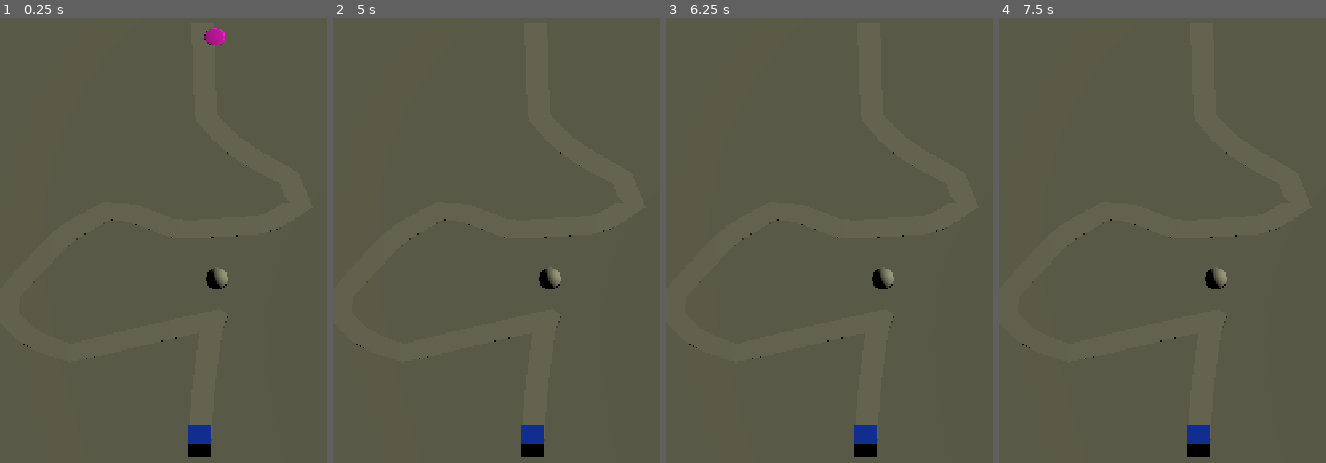
Above: before the commit, frames 1-4 (left to right).
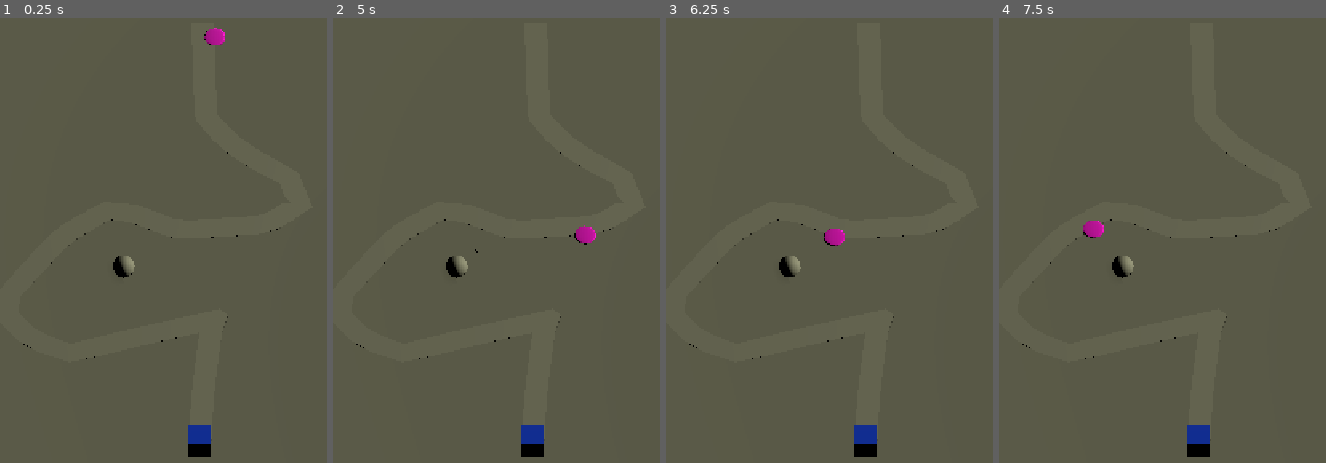
Above: after the commit, the same moments.

Repository: FrancoJVenezia/TD
Game: Godot game, scene res://scenes/levels/level_01.tscn
The game is run twice, just before and just after one commit, with the same random seed, the same clock (stepped at 60 frames per second) and the same inputs. The engine's default icon, where the game draws it, is replaced by a stand-in: a white triangle on a blue panel in a dark square.
Inputs (mouse positions are in pixels of both pictures, inside the frame that each line leads up to):
- Up to frame 1 (0.25 s): no input
- Up to frame 2 (5 s): tap Enter (ui_accept) at 0.5, 0.77, 1.07, 2, 3.77, 4.07 s; move the mouse to (outside the picture) at 0.52 s; hold Right (ui_right) 0.53-1.25 s; click (outside the picture) at 0.67 s; drag from (388, 267) to (509, 333) at 1.27 s; move the mouse to (630, 142) at 2.02 s; hold Right (ui_right) 2.03-2.75 s; drag from (509, 333) to (outside the picture) at 2.77 s; move the mouse to (outside the picture) at 3.52 s; hold Left (ui_left) 3.53-4.25 s; drag from (outside the picture) to (431, 129) at 4.27 s
- Up to frame 3 (6.25 s): move the mouse to (924, 244) at 5.02 s; hold Down (ui_down) 5.03-5.75 s; click (924, 244) at 5.17 s; drag from (764, 129) to (721, 267) at 5.77 s
- Up to frame 4 (7.5 s): move the mouse to (outside the picture) at 6.52 s; hold Up (ui_up) 6.53-7.25 s; tap Enter (ui_accept) at 6.77, 7.07 s; drag from (1054, 267) to (1175, 333) at 7.27 s

The runs differ from the first frame. In frame 1, 0.4% of the frame differs, in the area x 15-70%, y 53-61%; in frame 2, 0.6%, in the area x 15-81%, y 46-61%; in frame 3, 0.6%; in frame 4, 0.6%.

Commit message:
[F1.6] Torre dispara con cadencia y apunta al objetivo

Diff:
--- a/data/towers/arrow_tower.tres
+++ b/data/towers/arrow_tower.tres
@@ -17,7 +17,6 @@
 
 [resource]
 script = ExtResource("1_txfb2")
-damage = 60.0
 upgrade_levels = Array[ExtResource("2_4nijk")]([SubResource("Resource_k4h11"), SubResource("Resource_x7re5")])
 model_scene = ExtResource("2_oitiq")
 projectile_scene = ExtResource("3_c4pgp")
--- a/scenes/levels/level_01.tscn
+++ b/scenes/levels/level_01.tscn
@@ -74,4 +74,4 @@
 [node name="Projectiles Root" type="Node3D" parent="." unique_id=2095388487]
 
 [node name="Tower" parent="." unique_id=1079095775 instance=ExtResource("3_2djvx")]
-transform = Transform3D(1, 0, 0, 0, 1, 0, 0, 0, 1, 0, 0.65396595, 2.3932714)
+transform = Transform3D(1, 0, 0, 0, 1, 0, 0, 0, 1, -4.136179, 0.65396595, 1.7186608)
--- a/scenes/projectiles/projectile.gd
+++ b/scenes/projectiles/projectile.gd
@@ -1,4 +1,4 @@
-extends Node3D
+class_name Projectile extends Node3D
 
 const HIT_DISTANCE := 0.4
 
--- a/scripts/core/stat_block.gd
+++ b/scripts/core/stat_block.gd
@@ -50,6 +50,9 @@
 	return false
 
 func tick(delta: float) -> void:
+	if _mods.is_empty():
+		return
+
 	var expired: Array[int] = []
 	for i in range(_mods.size() - 1, -1, -1):
 		if _mods[i].advance(delta):
--- a/scripts/tower.gd
+++ b/scripts/tower.gd
@@ -1,13 +1,18 @@
 class_name Tower extends Node3D
+
+const MODIFIER_TICK_INTERVAL: float = 0.1
 
 var data: TowerData
 var stats := StatBlock.new()
 var _in_range: Array[Enemy] = []
 var _current_target: Enemy
+var _cooldown: float = 0.0
+var _modifier_tick_elapsed: float = 0.0
 
+@onready var _model: Node3D = $Model
 @onready var _range_area: Area3D = $RangeArea
 @onready var _range_shape: CollisionShape3D = $RangeArea/CollisionShape3D
-@onready var projectiles_root: Node3D = $"../Projectiles Root"
+@onready var _projectiles_root: Node3D = $"../Projectiles Root"
 
 
 func _ready() -> void:
@@ -20,6 +25,27 @@
 		_refresh_range()
 
 
+func _physics_process(delta: float) -> void:
+	_modifier_tick_elapsed += delta
+	while _modifier_tick_elapsed >= MODIFIER_TICK_INTERVAL:
+		stats.tick(MODIFIER_TICK_INTERVAL)
+		_modifier_tick_elapsed -= MODIFIER_TICK_INTERVAL
+	_cooldown -= delta
+	_validate_target()
+
+	if _current_target == null:
+		if data == null:
+			return
+		_current_target = Targeting.pick(_in_range, data.target_mode, global_position)
+	if _current_target == null:
+		return
+
+	_aim_at(_current_target)
+	if _cooldown <= 0.0:
+		_fire()
+		_cooldown = 1.0 / maxf(0.05, stats.get_stat(StatId.FIRE_RATE))
+
+
 func setup(tower_data: TowerData) -> void:
 	data = tower_data
 	stats.set_base(StatId.DAMAGE, data.damage)
@@ -28,36 +54,60 @@
 	stats.set_base(StatId.PROJECTILE_SPEED, data.projectile_speed)
 
 	if data.model_scene != null:
-		$Model.add_child(data.model_scene.instantiate())
+		_model.add_child(data.model_scene.instantiate())
 	if is_node_ready():
 		_refresh_range()
 
 
-func get_enemies_in_range() -> Array[Enemy]:
-	_prune_invalid_enemies()
-	return _in_range.duplicate()
-
-
-## Se elige al pedir un disparo, no cada frame. La caché evita repetir una
-## búsqueda si el sistema de ataque consulta más de una vez durante el mismo disparo.
-func get_target_for_shot() -> Enemy:
-	_prune_invalid_enemies()
-	if _is_target_valid(_current_target):
-		return _current_target
-	if data == null:
+func _validate_target() -> void:
+	if _current_target != null and not _is_target_valid(_current_target):
 		_current_target = null
-		return null
-	_current_target = Targeting.pick(_in_range, data.target_mode, global_position)
-	return _current_target
-
-
-func notify_shot_fired() -> void:
-	_current_target = null
 
 
 func _is_target_valid(enemy: Enemy) -> bool:
-	return is_instance_valid(enemy) and enemy.is_inside_tree() and _in_range.has(enemy) \
-		and is_instance_valid(enemy.health) and enemy.health.is_alive()
+	return is_instance_valid(enemy) and enemy.is_inside_tree() \
+		and _in_range.has(enemy) and is_instance_valid(enemy.health) \
+		and enemy.health.is_alive()
+
+
+func _aim_at(enemy: Enemy) -> void:
+	var flat_target := Vector3(
+		enemy.global_position.x,
+		_model.global_position.y,
+		enemy.global_position.z
+	)
+	if not _model.global_position.is_equal_approx(flat_target):
+		_model.look_at(flat_target, Vector3.UP)
+
+
+func _fire() -> void:
+	if data == null:
+		return
+	var info := _build_damage()
+	match data.delivery:
+		TowerData.Delivery.PROJECTILE:
+			if data.projectile_scene == null:
+				push_error("TowerData no tiene una escena de proyectil asignada.")
+				return
+			var projectile := data.projectile_scene.instantiate() as Projectile
+			if projectile == null:
+				push_error("La escena de proyectil no tiene un nodo raíz Projectile.")
+				return
+			_projectiles_root.add_child(projectile)
+			projectile.global_position = $Muzzle.global_position
+			projectile.setup(_current_target, stats.get_stat(StatId.PROJECTILE_SPEED), info)
+		TowerData.Delivery.INSTANT:
+			pass # F4
+		TowerData.Delivery.AREA_PULSE:
+			pass # F4
+
+
+func _build_damage() -> DamageInfo:
+	var info := DamageInfo.new()
+	info.amount = stats.get_stat(StatId.DAMAGE)
+	info.source_tags = data.tags
+	info.splash_radius = data.splash_radius
+	return info
 
 
 func _refresh_range() -> void:
@@ -81,12 +131,6 @@
 	var exit_callback := _on_enemy_tree_exiting.bind(enemy)
 	if not enemy.tree_exiting.is_connected(exit_callback):
 		enemy.tree_exiting.connect(exit_callback, CONNECT_ONE_SHOT)
-	print("Torre: enemigo entró en rango (%d)." % _in_range.size())
-	shot_once()
-	await get_tree().create_timer(1.0).timeout
-	shot_once()
-	await get_tree().create_timer(1.0).timeout
-	shot_once()
 
 
 func _on_range_area_exited(area: Area3D) -> void:
@@ -98,7 +142,6 @@
 		_in_range.erase(enemy)
 		if _current_target == enemy:
 			_current_target = null
-		print("Torre: enemigo salió de rango (%d)." % _in_range.size())
 
 
 func _on_enemy_tree_exiting(enemy: Enemy) -> void:
@@ -113,22 +156,8 @@
 
 func _prune_invalid_enemies() -> void:
 	for index in range(_in_range.size() - 1, -1, -1):
-		if not is_instance_valid(_in_range[index]) or not _in_range[index].is_inside_tree():
-			if _current_target == _in_range[index]:
+		var enemy := _in_range[index]
+		if not is_instance_valid(enemy) or not enemy.is_inside_tree():
+			if _current_target == enemy:
 				_current_target = null
 			_in_range.remove_at(index)
-
-func shot_once() -> void:
-	var target := get_target_for_shot()
-	if target == null:
-		return
-	if data.projectile_scene == null:
-		push_error("TowerData no tiene una escena de proyectil asignada.")
-		return
-	var projectile = data.projectile_scene.instantiate()
-	var damage_info := DamageInfo.new()
-	damage_info.amount = data.damage
-	damage_info.splash_radius = data.splash_radius
-	projectiles_root.add_child(projectile)
-	projectile.global_position = $Muzzle.global_position
-	projectile.setup(target, stats.get_stat(StatId.PROJECTILE_SPEED), damage_info)
